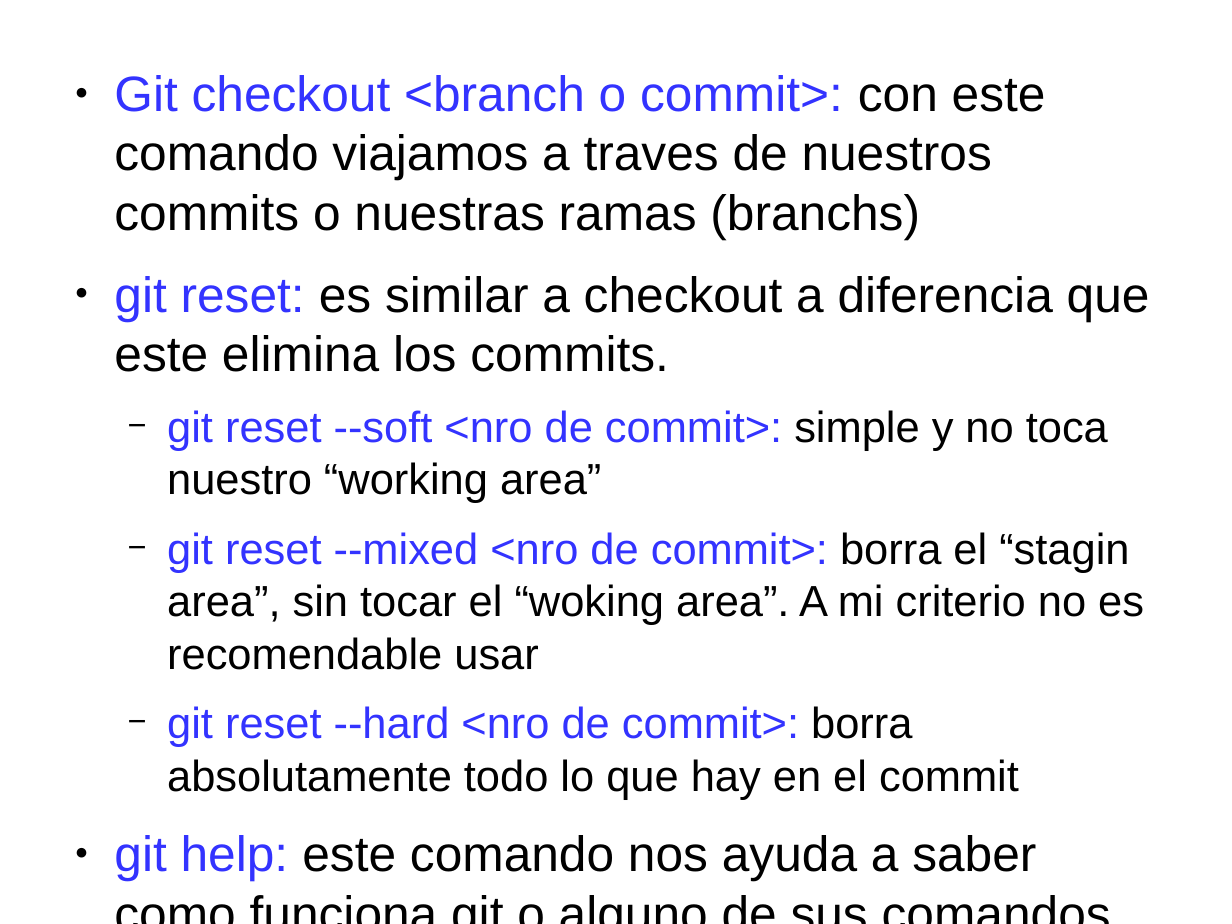
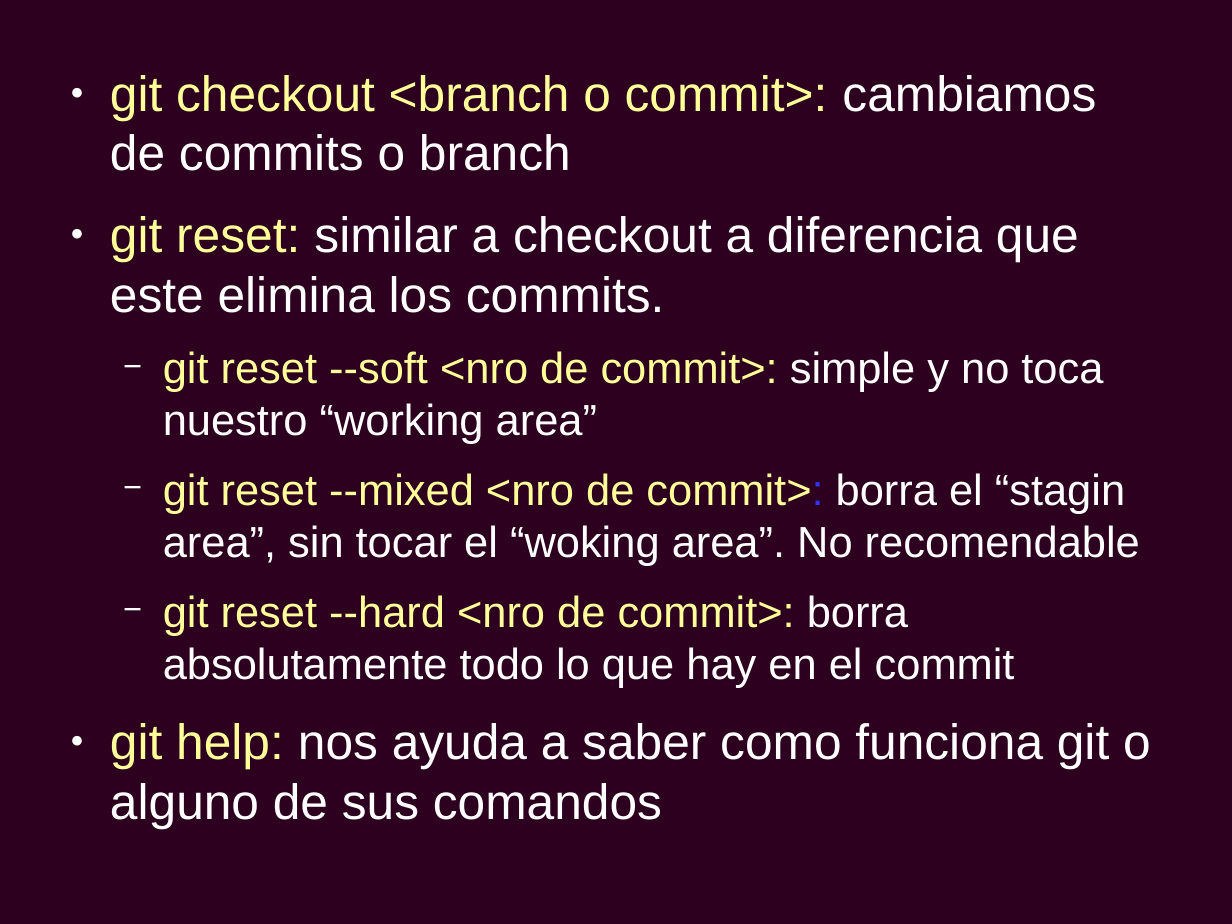
Before and after one commit to fmengoni/cursogit, a slide deck: slide 4 of Presentación git.odp. Drawn at 1232x924 pixels with LibreOffice and Linux fonts; fonts in the diff are those of the drawing. Boxes give left, top, right and bottom in pixels: in the first picture for what was removed or moved away, otherwise in the second. Text is boxed around its words. In the diff, an @@ line names an element or a change of style, - is before the commit and + after.

```diff
--- a/Presentación git.odp
+++ b/Presentación git.odp
@@ background #FFFFFF to #2C001E @@
@@ text at bbox=[110, 75, 1096, 313]: text changed; text colour #000000 to #FFFFFF @@
-● Git checkout <branch o commit>: con este comando viajamos a traves de nuestros commits o nuestras ramas (branchs)
-● git reset: es similar a checkout a diferencia que este elimina los commits.
+● git checkout <branch o commit>: cambiamos de commits o branch
+● git reset: similar a checkout a diferencia que este elimina los commits.
@@ text at bbox=[163, 351, 1103, 688]: text colour #3333FF to #FFFF99 in "git reset --soft <nro de commit>:", "git reset --hard <nro de commit>:"; text colour #000000 to #FFFFFF in "simple y no toca nuestro “working area”", "borra absolutamente todo lo que hay en ..."; bullet colour #000000 to #FFFFFF @@
@@ text at bbox=[163, 473, 1140, 566]: text changed; text colour #000000 to #FFFFFF @@
-  − git reset --mixed <nro de commit>: borra el “stagin area”, sin tocar el “woking area”. A mi criterio no es recomendable usar
+  − git reset --mixed <nro de commit>: borra el “stagin area”, sin tocar el “woking area”. No recomendable
@@ text at bbox=[110, 723, 1151, 828]: text changed; text colour #000000 to #FFFFFF @@
-● git help: este comando nos ayuda a saber como funciona git o alguno de sus comandos
+● git help: nos ayuda a saber como funciona git o alguno de sus comandos
```
Also in this commit, not shown: 7 other slides changed.
